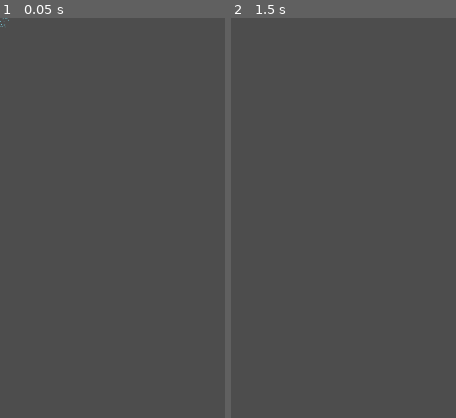
Above: before the commit, frames 1-2 (left to right).
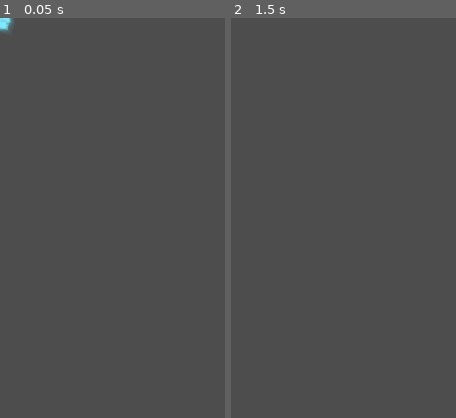
Above: after the commit, the same moments.

Repository: qingzhixing/plane-war
Game: Godot game, scene res://scenes/vfx/GrazeSpark.tscn
Two runs of this game, one before a commit and one after it. Both use one fixed random seed, a clock stepped at 60 frames per second and the inputs below. This scene is started directly instead of the project's main scene. Sound files missing from this copy of the repository are replaced by a short silence.
Inputs (mouse positions are % of the whole screen's width and height, from its top left):
- Up to frame 1 (0.05 s): no input
- Up to frame 2 (1.5 s): tap Enter at 0.5 s; move the mouse to (72, 45) at 0.52 s; hold D 0.53-1.25 s; tap P at 0.6 s; click (72, 45) at 0.67 s; tap Space at 0.77, 1.25 s; drag from (30, 55) to (45, 70) at 1.27 s
The pictures show only the part of the screen within x 0-50%, y 0-50%; the shares and areas given below are measured in that part.

The runs differ from the first frame. In frame 1, 0.2% of the frame differs, in the area x 0-6%, y 0-4%; in frame 2, nothing differs.

Commit message:
🎨 UI: 擦弹特效 z 置于玩家之上
Made-with: Cursor

Diff:
--- a/scenes/vfx/GrazeSpark.tscn
+++ b/scenes/vfx/GrazeSpark.tscn
@@ -10,15 +10,16 @@
 gradient = SubResource("Gradient_graze")
 width = 10
 height = 10
-fill = 1
+fill = 2
 fill_from = Vector2(0.5, 0.5)
-fill_to = Vector2(1, 0.5)
+fill_to = Vector2(1, 0.50617284)
 
-[node name="GrazeSpark" type="CPUParticles2D"]
-z_index = -20
+[node name="GrazeSpark" type="CPUParticles2D" unique_id=664324307]
+z_index = 8
 z_as_relative = false
 emitting = false
-amount = 44
+amount = 20
+texture = SubResource("GradientTexture2D_graze")
 lifetime = 0.2
 one_shot = true
 explosiveness = 0.92
@@ -29,8 +30,6 @@
 initial_velocity_max = 340.0
 angular_velocity_min = -520.0
 angular_velocity_max = 520.0
-scale_amount_min = 0.18
-scale_amount_max = 0.48
+scale_amount_max = 4.0
 color = Color(0.5, 0.92, 1, 1)
-texture = SubResource("GradientTexture2D_graze")
 script = ExtResource("1")
Not shown, changed: export_presets.cfg
Not shown: 1 places in scenes/vfx/GrazeSpark.tscn that only renumber resources
